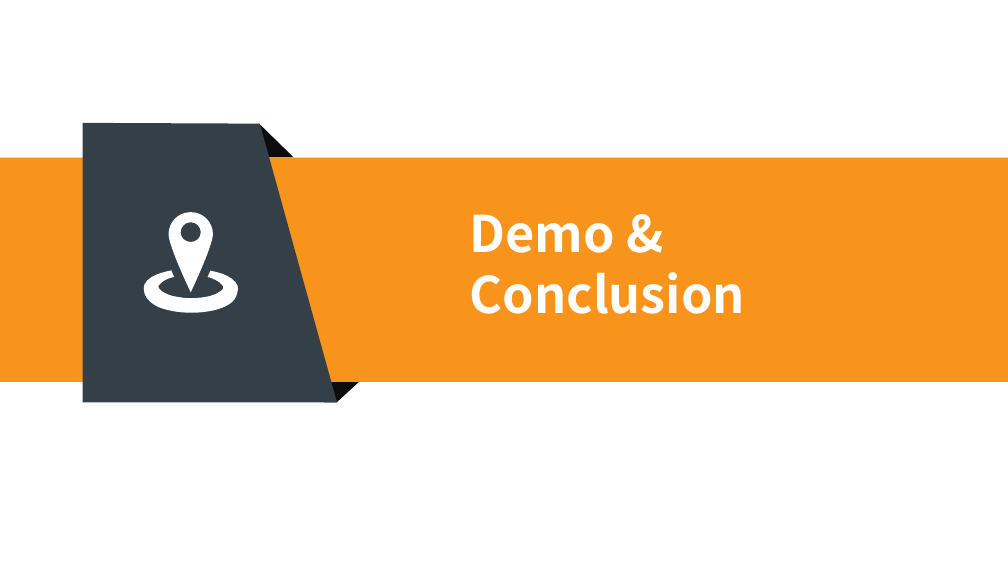
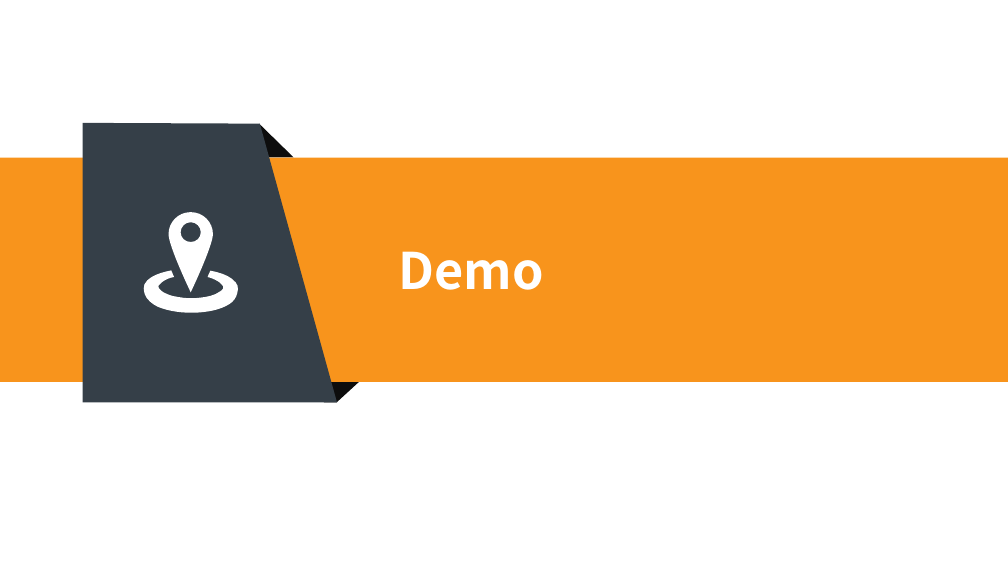
Before and after one commit to McLight-Note/Web-Server-Programming, a slide deck: slide 9 of Class_Presentation.pptx. Drawn at 1008x567 pixels with LibreOffice and Linux fonts; fonts in the diff are those of the drawing. Boxes give left, top, right and bottom in pixels: in the first picture for what was removed or moved away, otherwise in the second. Text is boxed around its words. In the diff, an @@ line names an element or a change of style, - is before the commit and + after.

```diff
--- a/Class_Presentation.pptx
+++ b/Class_Presentation.pptx
@@ text at [399,251,544,290]: text changed @@
-Demo & Conclusion
+Demo
```
Also in this commit, not shown: 1 other slide changed, 1 slide added.
